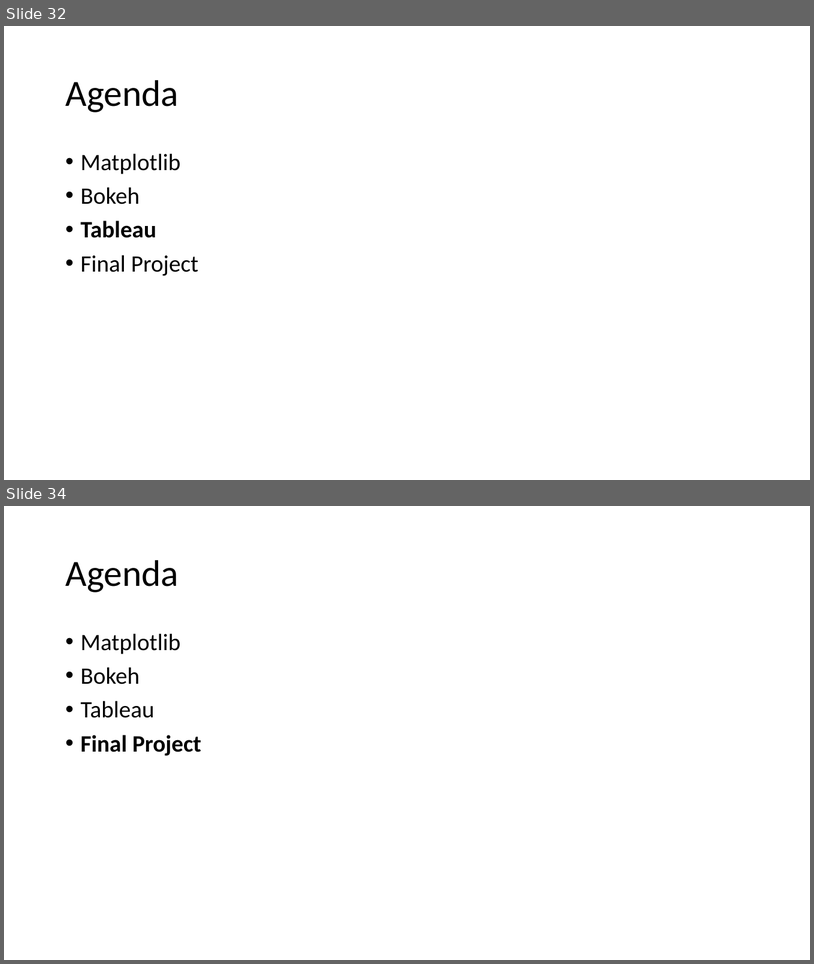
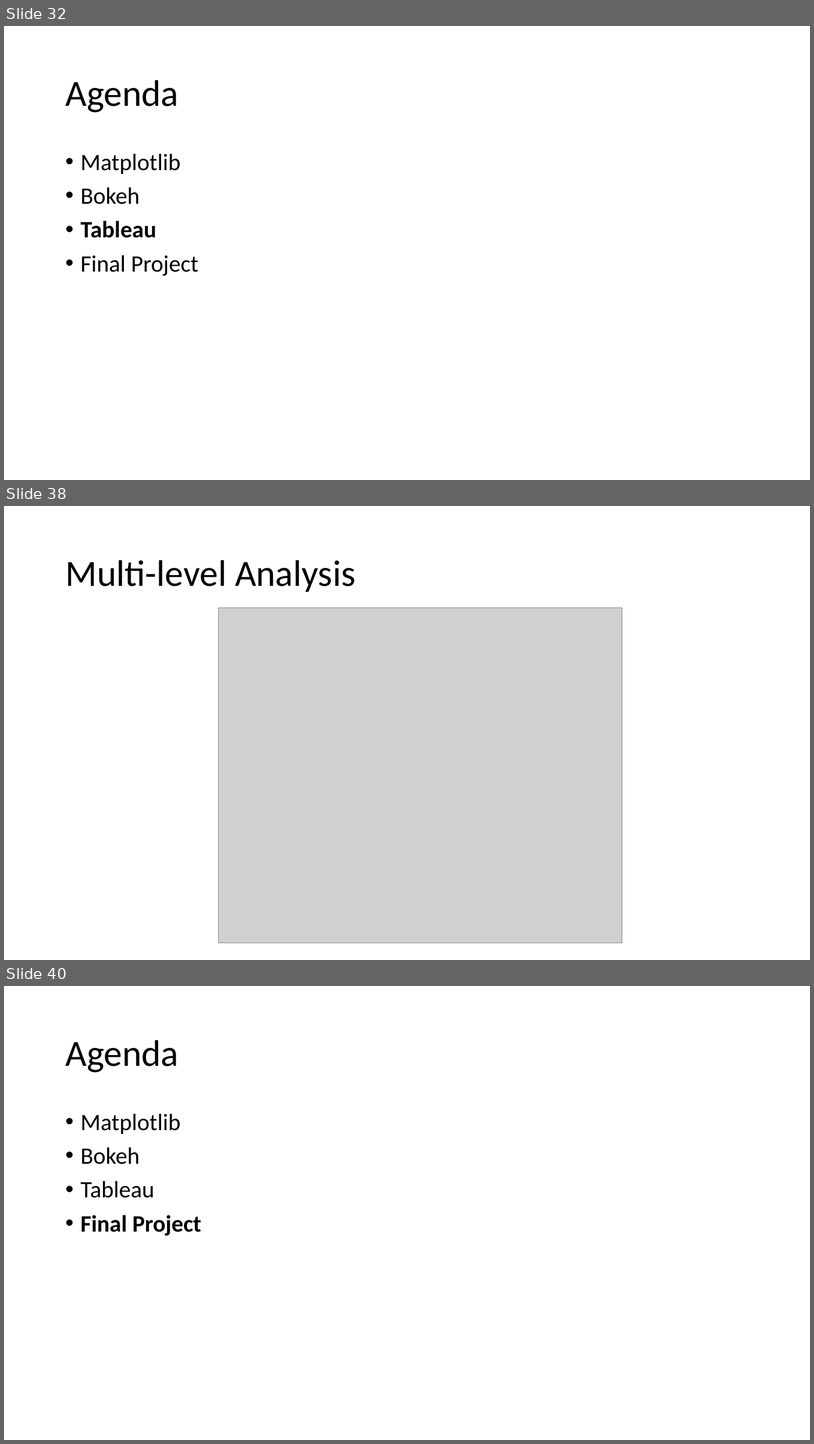
Before and after one commit to philmui/datascience, a slide deck: lecture05.more.viz/lecture05.viz.pptx. Shown one above the other, each under a label of ours: slides 32 and 34 before the commit, slides 32, 38 and 40 after it; the slides between them are not shown. The pictures are 814x964 and 814x1444 pixels, drawn with LibreOffice and Linux fonts; fonts in the diff are those of the drawing; grey boxes stand for pictures. Boxes give left, top, right and bottom in pixels: in the first picture for what was removed or moved away, otherwise in the second. Text is boxed around its words. In the diff, an @@ line names an element or a change of style, - is before the commit and + after.

```diff
--- a/lecture05.more.viz/lecture05.viz.pptx
+++ b/lecture05.more.viz/lecture05.viz.pptx
@@ slide 38 added at box(4, 506, 810, 960), background #FFFFFF @@
@@ title added at box(65, 560, 356, 592), 44 pt, text #000000 @@
+Multi-level Analysis
@@ picture added at box(219, 607, 622, 943) @@
@@ what was slide 34 is now slide 40 @@
```
Also in this commit, not shown: 5 other slides added, 1 other file.
